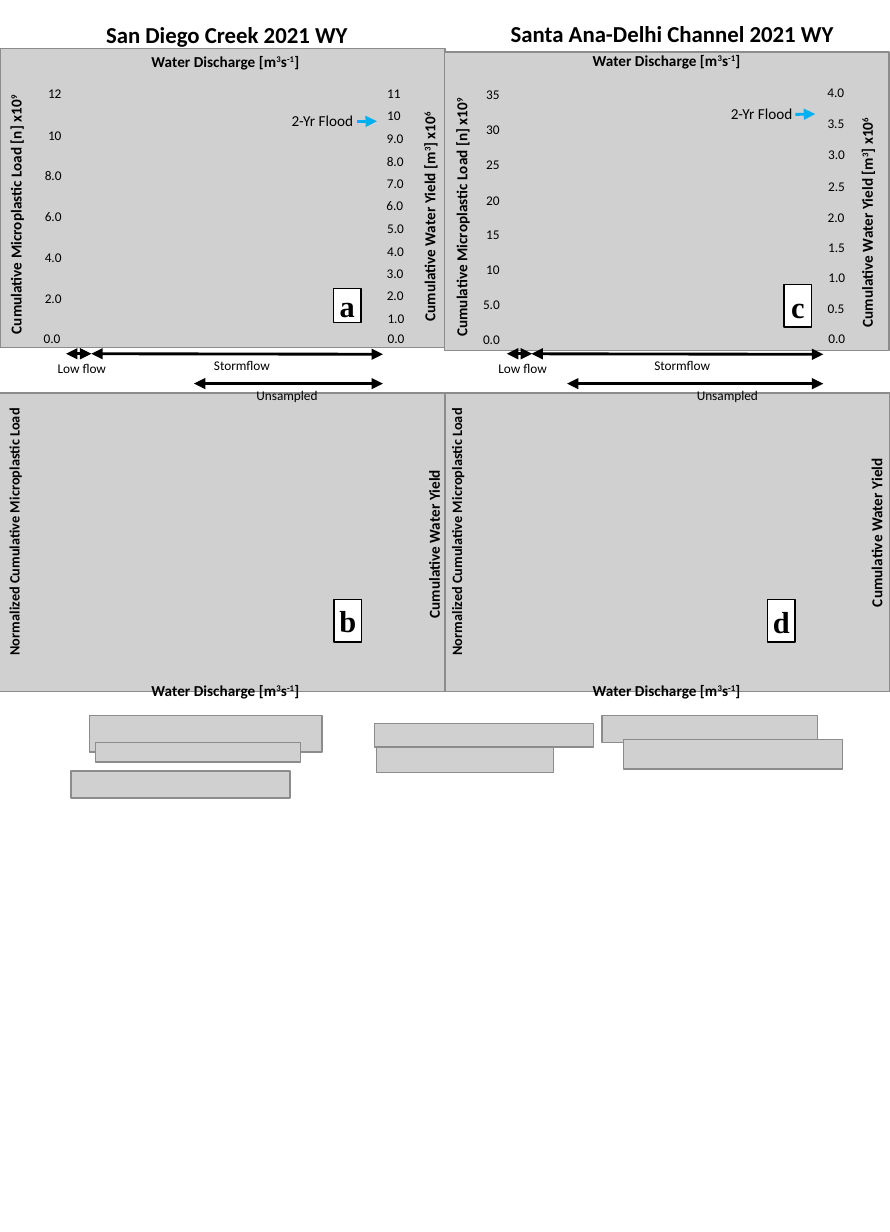
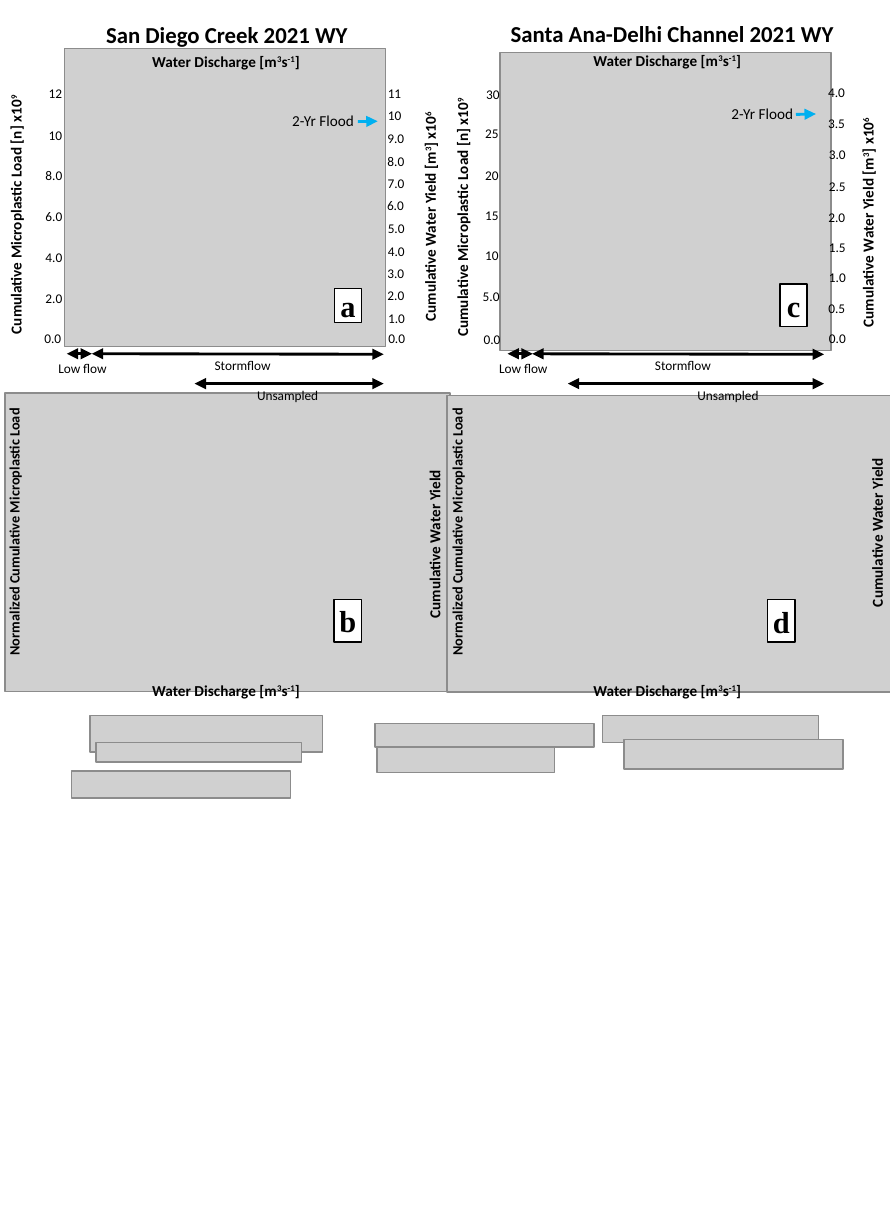
Before and after one commit to cmurphyh/NPB_MP_Rating_Curves, a slide deck: slide 1 of Figure_3.pptx. Drawn at 890x1232 pixels with LibreOffice and Linux fonts; fonts in the diff are those of the drawing; grey boxes stand for pictures; background and template pictures are left out. Boxes give left, top, right and bottom in pixels: in the first picture for what was removed or moved away, otherwise in the second. Text is boxed around its words. In the diff, an @@ line names an element or a change of style, - is before the commit and + after.

```diff
--- a/Figure_3.pptx
+++ b/Figure_3.pptx
@@ picture: place and size @@
-picture at box(0, 49, 445, 348)
+picture at box(64, 48, 385, 346)
@@ picture: place and size @@
-picture at box(444, 52, 889, 351)
+picture at box(500, 52, 831, 351)
@@ text "30": place and size @@
-text "30" at box(486, 125, 499, 134)
+text "30" at box(486, 90, 499, 99)
@@ text "25": place and size @@
-text "25" at box(486, 160, 499, 169)
+text "25" at box(485, 129, 498, 138)
@@ text removed at box(486, 90, 499, 99) @@
-35
@@ text "20": place and size @@
-text "20" at box(486, 196, 499, 205)
+text "20" at box(485, 171, 498, 180)
@@ text "15": place and size @@
-text "15" at box(486, 230, 499, 239)
+text "15" at box(485, 211, 498, 220)
@@ text "10": place and size @@
-text "10" at box(486, 265, 499, 274)
+text "10" at box(485, 251, 498, 260)
@@ text "5.0" rewrapped from box(483, 300, 500, 309) to box(483, 290, 500, 305) @@
@@ rectangle "c": place and size @@
-rectangle "c" at box(785, 285, 812, 327)
+rectangle "c" at box(780, 283, 808, 326)
@@ 5 texts: place and size @@
-5 texts at box(827, 88, 845, 343)
+5 texts at box(828, 86, 846, 347)
@@ picture: place and size @@
-picture at box(0, 393, 445, 691)
+picture at box(5, 393, 450, 691)
```
Also in this commit, not shown: 2 other files.
